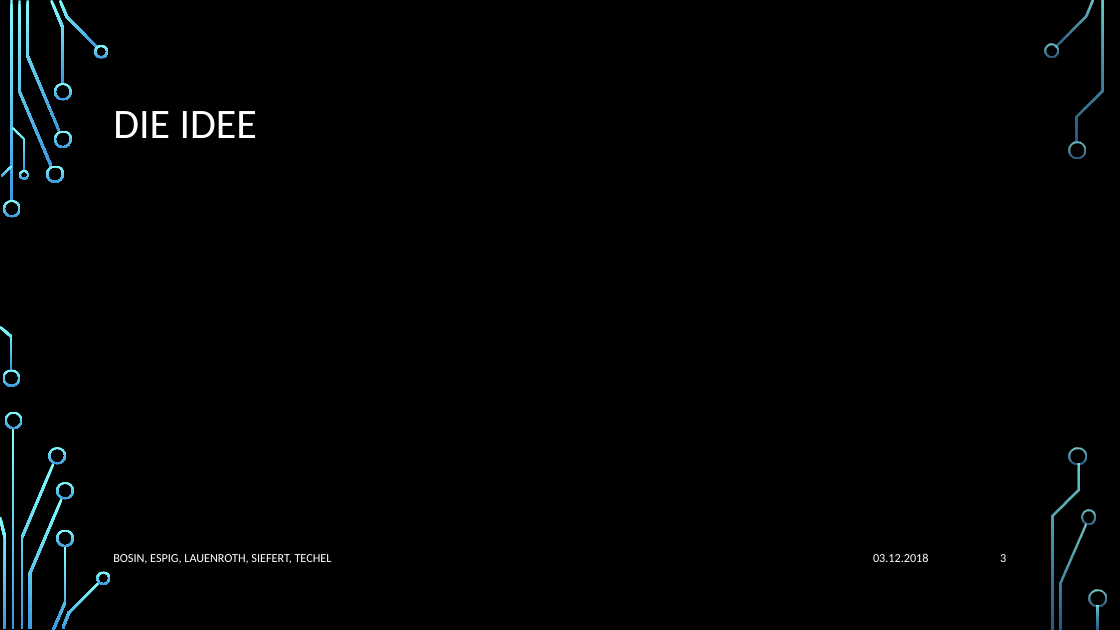
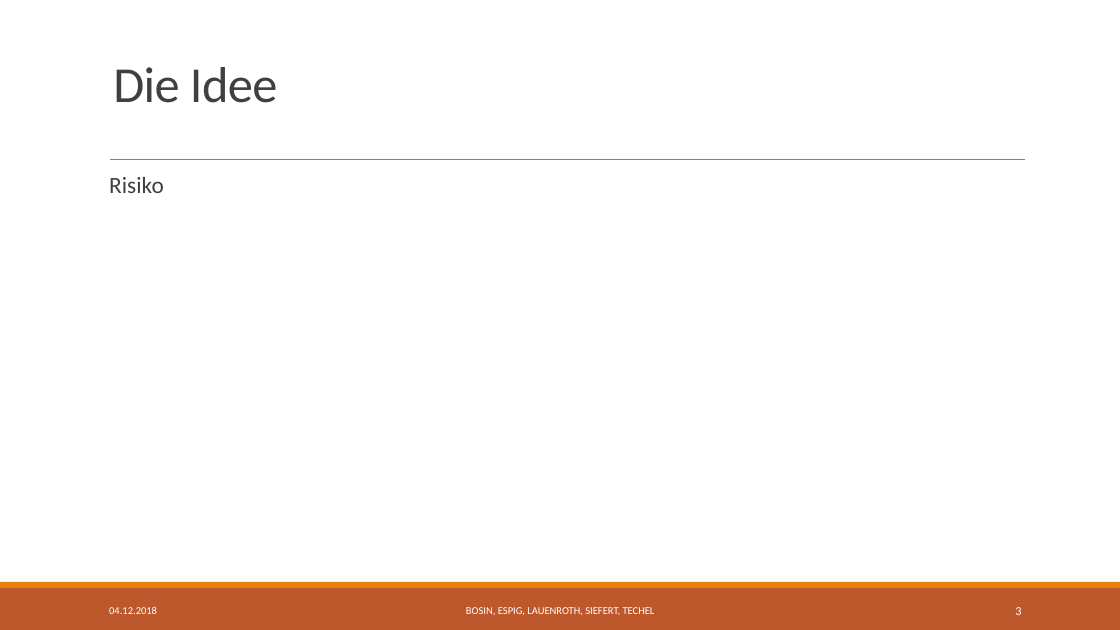
Before and after one commit to Jotec1705/SE-Project2018, a slide deck: slide 3 of Dokumente/02_Arbeitsbereich/01_Projekthandbuch/TouchDown Präsentation UniRisk.pptx. Drawn at 1120x630 pixels with LibreOffice and Linux fonts; fonts in the diff are those of the drawing; background and template pictures are left out. Boxes give left, top, right and bottom in pixels: in the first picture for what was removed or moved away, otherwise in the second. Text is boxed around its words. In the diff, an @@ line names an element or a change of style, - is before the commit and + after.

```diff
--- a/Dokumente/02_Arbeitsbereich/01_Projekthandbuch/TouchDown Präsentation UniRisk.pptx
+++ b/Dokumente/02_Arbeitsbereich/01_Projekthandbuch/TouchDown Präsentation UniRisk.pptx
@@ background picture (left out) to #FFFFFF @@
@@ title "Die Idee" at <box>113,67,277,103</box>: vertical alignment middle to bottom @@
@@ title at <box>113,67,277,103</box>: text changed; size 36 to 43.2 pt; text colour #FFFFFF to #404040 @@
-DIE IDEE
+Die Idee
@@ text added at <box>109,177,164,193</box>, 20 pt, text #404040 @@
+  Risiko
@@ line added from (110, 160) to (1026, 160), #808080 0.5 pt @@
@@ rectangle added at <box>0,588,1120,630</box>, fill #BD582C @@
@@ rectangle added at <box>0,582,1120,588</box>, fill #E48312 @@
@@ text "BOSIN, ESPIG, LAUENROTH, SIEFERT, TECHEL": place and size @@
-text "BOSIN, ESPIG, LAUENROTH, SIEFERT, TECHEL" at <box>113,554,332,564</box>
+text "BOSIN, ESPIG, LAUENROTH, SIEFERT, TECHEL" at <box>466,607,655,615</box>
@@ text "BOSIN, ESPIG, LAUENROTH, SIEFERT, TECHEL" at <box>466,607,655,615</box>: size 10.5 to 9 pt; alignment left to centre @@
@@ page number: place and size @@
-page number at <box>1000,554,1006,562</box>
+page number at <box>1015,607,1021,615</box>
@@ text at <box>109,607,157,614</box>: text changed; size 10.5 to 9 pt @@
-03.12.2018
+04.12.2018
@@ group removed at <box>0,0,1107,630</box>: 33 freeform shapes, 3 rectangles @@
```
Also in this commit, not shown: 10 other slides changed, 1 slide added.
